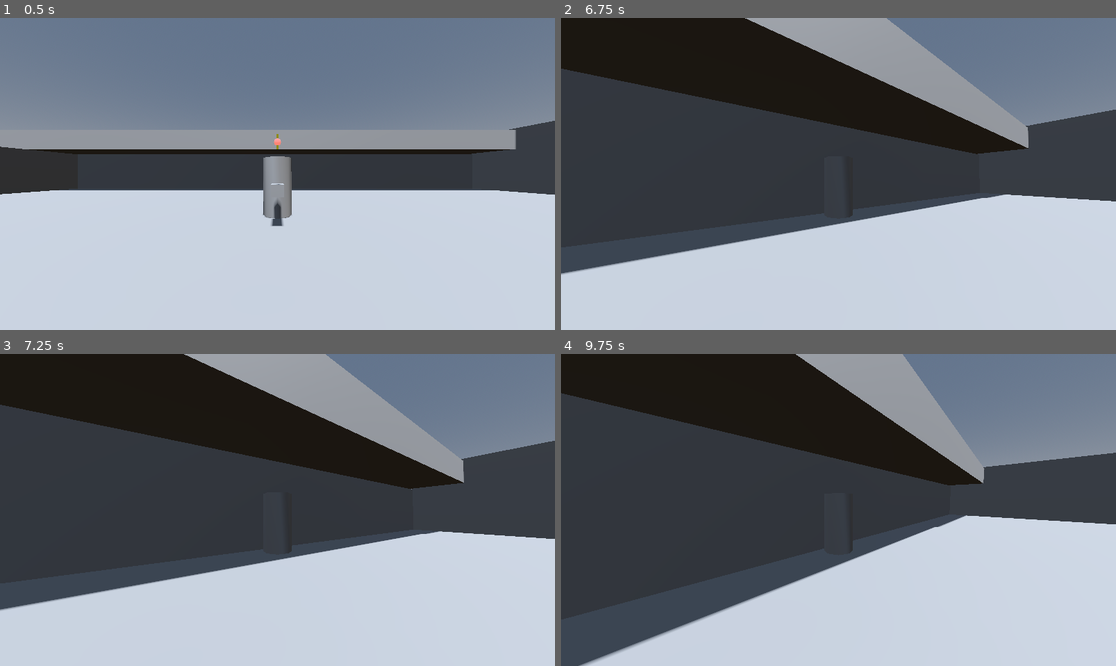
Above: before the commit, frames 1-4 (two rows, left to right).
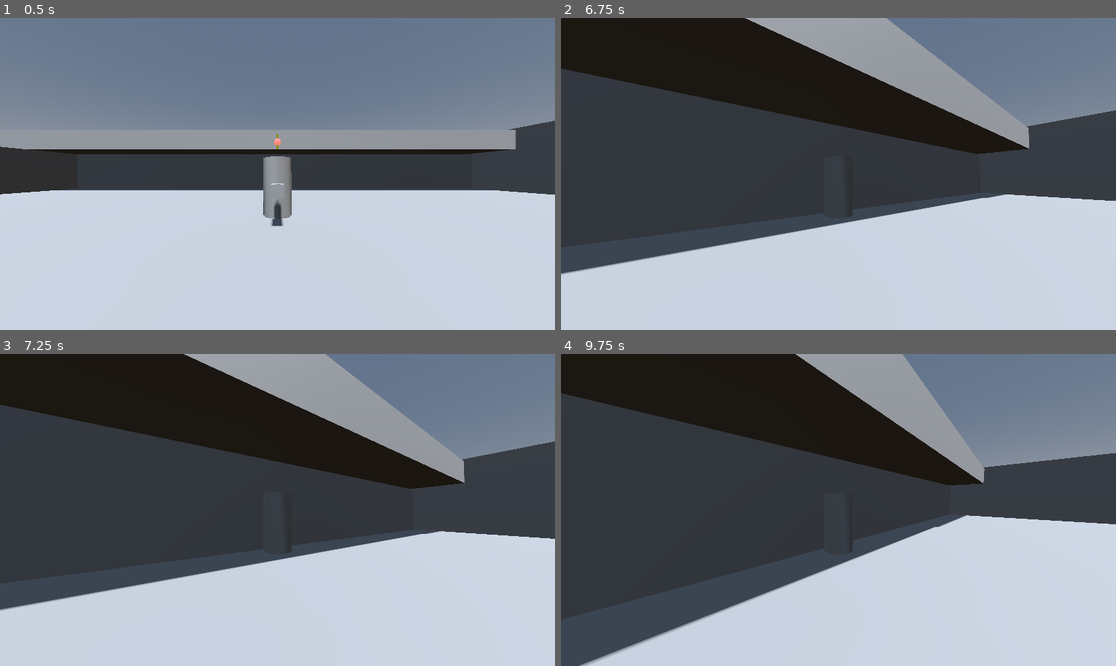
Above: after the commit, the same moments.

Repository: Hillmanhill/Fishing-System-Using-Command-Pattern
Game: Godot game, scene res://TestScene.tscn
Two runs of this game, one before a commit and one after it. Both use one fixed random seed, a clock stepped at 60 frames per second and the inputs below.
Inputs (mouse positions are in pixels of both pictures, inside the frame that each line leads up to):
- Up to frame 1 (0.5 s): no input
- Up to frame 2 (6.75 s): tap Enter at 0.5, 6.5 s; move the mouse to (866, 174) at 0.52 s; hold R (releaseBobber) 0.53-1.28 s; hold W (PlayerForward) 0.53-5.78 s; click (866, 174) at 0.67 s; tap Space (PlayerJump) at 0.77, 1.52, 3.02, 3.77, 4.52, 5.75, 6.02 s; move the mouse to (810, 174) at 1.27 s; tap R (releaseBobber) every 1.5 s from 1.35 to 5.85 s; click (810, 174) at 1.42 s; move the mouse to (849, 167) at 2.02 s; hold R (releaseBobber) 2.03-2.78 s; click (849, 167) at 2.17 s; move the mouse to (832, 180) at 2.77 s; click (832, 180) at 2.92 s; move the mouse to (877, 177) at 3.52 s; hold R (releaseBobber) 3.53-4.28 s; click (877, 177) at 3.67 s; move the mouse to (794, 170) at 4.27 s; click (794, 170) at 4.42 s; move the mouse to (844, 174) at 5.02 s; hold R (releaseBobber) 5.03-5.78 s; click (844, 174) at 5.17 s; move the mouse to (816, 167) at 5.77 s; hold D (PlayerRight) 5.78-6.53 s; click (816, 167) at 5.92 s; move the mouse to (866, 174) at 6.52 s; hold W (PlayerForward) from 6.53 s (still down); hold R (releaseBobber) from 6.53 s (still down); click (866, 174) at 6.67 s
- Up to frame 3 (7.25 s): keep holding W (PlayerForward); keep holding R (releaseBobber); tap Space (PlayerJump) at 6.77 s
- Up to frame 4 (9.75 s): move the mouse to (810, 510) at 7.27 s; release R (releaseBobber) at 7.28 s; tap R (releaseBobber) at 7.35, 8.85 s; click (810, 510) at 7.42 s; tap Space (PlayerJump) at 7.52, 8.75, 9.02 s; move the mouse to (849, 503) at 8.02 s; hold R (releaseBobber) 8.03-8.78 s; click (849, 503) at 8.17 s; move the mouse to (832, 516) at 8.77 s; release W (PlayerForward) at 8.78 s; hold A (PlayerLeft) 8.78-9.53 s; click (832, 516) at 8.92 s; move the mouse to (877, 513) at 9.52 s; hold W (PlayerForward) from 9.53 s (still down); hold R (releaseBobber) from 9.53 s (still down); click (877, 513) at 9.67 s

Frame 1 is identical in both runs. In frame 2, less than 0.1% of the frame differs, in the area x 63-100%, y 6-59%; in frame 3, less than 0.1%; in frame 4, less than 0.1%.

Commit message:
command inputs added for grounded and in air

Diff:
--- a/Enemy Structure/_GenericFish.gd
+++ b/Enemy Structure/_GenericFish.gd
@@ -1,8 +1,26 @@
 class_name enemyFish
-extends Node
+extends RigidBody3D
 
-var weight: float
-var health: int
-var size: float
-var normalDamage: int
-var highDamage: int
+@export var weight: float = 1
+@export var health: int = 100
+@export var size: float = 1
+@export var normalDamage: int = 10
+@export var highDamage: int = 30
+
+var activeTimer: Timer = Timer.new()
+
+@export var targetLockPoints: Array[Node3D] = []
+
+func _ready() -> void:
+	self.mass = weight
+	print("Fish Weight: ",mass)
+
+	add_child(activeTimer)
+	activeTimer.wait_time = randi_range(10, 30)
+	activeTimer.one_shot = false
+	activeTimer.autostart = true
+	activeTimer.connect("timeout", Callable(self, "_on_active_timeout"))
+	activeTimer.start()
+
+func _on_active_timeout():
+	print("Active timer TICK")
--- a/TestScene.tscn
+++ b/TestScene.tscn
@@ -1,8 +1,9 @@
-[gd_scene load_steps=10 format=3 uid="uid://btjsp0rgdfor6"]
+[gd_scene load_steps=11 format=3 uid="uid://btjsp0rgdfor6"]
 
 [ext_resource type="PackedScene" uid="uid://bpgjkra8k7buf" path="res://_Player/player.tscn" id="1_mncer"]
 [ext_resource type="Script" uid="uid://5n5io3d7goai" path="res://bobber.gd" id="1_wicfy"]
 [ext_resource type="Script" uid="uid://c3wwupjndh0my" path="res://Enemy Structure/_GenericFish.gd" id="2_cguwc"]
+[ext_resource type="PackedScene" uid="uid://byqjje8y85jg5" path="res://Enemy Structure/FishEnemyTest.blend" id="4_go42g"]
 
 [sub_resource type="ProceduralSkyMaterial" id="ProceduralSkyMaterial_mncer"]
 
@@ -22,7 +23,7 @@
 emission = Color(0.995996, 0.521206, 0.455814, 1)
 
 [sub_resource type="SphereShape3D" id="SphereShape3D_mncer"]
-radius = 1.32063
+radius = 1.30868
 
 [node name="World" type="Node3D"]
 
@@ -96,9 +97,10 @@
 
 [node name="Fish" type="RigidBody3D" parent="."]
 transform = Transform3D(-4.37114e-08, 0, -1, 0, 1, 0, 1, 0, -4.37114e-08, 13.1665, 3.04906, 3.09037)
-center_of_mass_mode = 1
+can_sleep = false
 angular_damp = 10.0
 script = ExtResource("2_cguwc")
+metadata/_custom_type_script = "uid://c3wwupjndh0my"
 metadata/_edit_group_ = true
 
 [node name="CollisionShape3D" type="CollisionShape3D" parent="Fish"]
@@ -107,11 +109,21 @@
 [node name="CSGSphere3D" type="CSGSphere3D" parent="Fish"]
 radius = 1.33171
 
+[node name="Bod" type="Node3D" parent="Fish"]
+transform = Transform3D(1, 0, 0, 0, 1, 0, 0, 0, 1, 0, 0, -0.324025)
+
+[node name="CSGSphere3D" type="CSGSphere3D" parent="Fish/Bod"]
+transform = Transform3D(0.435779, 0, 0, 0, 0.435779, 0, 0, 0, 0.435779, -7.15256e-07, 0, -1.6405)
+use_collision = true
+radius = 1.33171
+
 [node name="Fish2" type="RigidBody3D" parent="."]
 transform = Transform3D(-4.37114e-08, 0, -1, 0, 1, 0, 1, 0, -4.37114e-08, 4.10547, 3.04906, 21.6402)
 mass = 5.0
 angular_damp = 10.0
 script = ExtResource("2_cguwc")
+weight = 5.0
+metadata/_custom_type_script = "uid://c3wwupjndh0my"
 metadata/_edit_group_ = true
 
 [node name="CollisionShape3D" type="CollisionShape3D" parent="Fish2"]
@@ -126,6 +138,8 @@
 angular_velocity = Vector3(0, 0.174533, 0)
 angular_damp = 10.0
 script = ExtResource("2_cguwc")
+weight = 2.5
+metadata/_custom_type_script = "uid://c3wwupjndh0my"
 metadata/_edit_group_ = true
 
 [node name="CollisionShape3D" type="CollisionShape3D" parent="Fish3"]
@@ -155,6 +169,9 @@
 [node name="Cast Reel Input Controller & Handler" parent="Player" index="2" node_paths=PackedStringArray("CastObject")]
 CastObject = NodePath("../../CastObject")
 
+[node name="FishEnemyTest" parent="." instance=ExtResource("4_go42g")]
+transform = Transform3D(1, 0, 0, 0, 1, 0, 0, 0, 1, 10.6278, -1.42278, -2.08841)
+
 [connection signal="body_shape_entered" from="CastObject" to="CastObject" method="_on_body_shape_entered"]
 
 [editable path="Player"]
--- /dev/null
+++ b/_Fishing System/Command Action/Input Commands/Air/CA_AIR_PlayerBackward.gd
@@ -0,0 +1,15 @@
+class_name AIRPlayerBackwardAction
+extends CommandAction
+
+func get_id()-> Dictionary:
+	attackTimeElapse = .1
+	avalibleAttackSubWindow = .05
+
+	return {"ACID": "AIRPlayerBackward", "attackTime": attackTimeElapse, "avalibleTime": avalibleAttackSubWindow}
+
+func _init(cmd: String, target: String) -> void:
+	pass
+
+func execute(Target: String, Player: Node3D, castPullController: CastPullSystem)-> void:
+	commandType = "AIRPlayerBackward"
+	print("Type: ",commandType, " Target: ", Target)
--- /dev/null
+++ b/_Fishing System/Command Action/Input Commands/Air/CA_AIR_PlayerForward.gd
@@ -0,0 +1,15 @@
+class_name AIRPlayerForwardAction
+extends CommandAction
+
+func get_id()-> Dictionary:
+	attackTimeElapse = .1
+	avalibleAttackSubWindow = .05
+
+	return {"ACID": "AIRPlayerForward", "attackTime": attackTimeElapse, "avalibleTime": avalibleAttackSubWindow}
+
+func _init(cmd: String, target: String) -> void:
+	pass
+
+func execute(Target: String, Player: Node3D, castPullController: CastPullSystem)-> void:
+	commandType = "AIRPlayerForward"
+	print("Type: ",commandType, " Target: ", Target)
--- /dev/null
+++ b/_Fishing System/Command Action/Input Commands/Air/CA_AIR_PlayerLeft.gd
@@ -0,0 +1,15 @@
+class_name AIRPlayerLeftAction
+extends CommandAction
+
+func get_id()-> Dictionary:
+	attackTimeElapse = .1
+	avalibleAttackSubWindow = .05
+
+	return {"ACID": "AIRPlayerLeft", "attackTime": attackTimeElapse, "avalibleTime": avalibleAttackSubWindow}
+
+func _init(cmd: String, target: String) -> void:
+	pass
+
+func execute(Target: String, Player: Node3D, castPullController: CastPullSystem)-> void:
+	commandType = "AIRPlayerLeft"
+	print("Type: ",commandType, " Target: ", Target)
--- /dev/null
+++ b/_Fishing System/Command Action/Input Commands/Air/CA_AIR_PlayerRight.gd
@@ -0,0 +1,15 @@
+class_name AIRPlayerRightAction
+extends CommandAction
+
+func get_id()-> Dictionary:
+	attackTimeElapse = .1
+	avalibleAttackSubWindow = .05
+
+	return {"ACID": "AIRPlayerRight", "attackTime": attackTimeElapse, "avalibleTime": avalibleAttackSubWindow}
+
+func _init(cmd: String, target: String) -> void:
+	pass
+
+func execute(Target: String, Player: Node3D, castPullController: CastPullSystem)-> void:
+	commandType = "AIRPlayerRight"
+	print("Type: ",commandType, " Target: ", Target)
--- a/_Fishing System/Command Action/InputCommands/CA_Left_Mouse.gd
+++ b/_Fishing System/Command Action/Input Commands/CA_Left_Mouse.gd
@@ -15,11 +15,8 @@
 		print("is NOT Cast")
 		castPullController.isCast = false
 		castPullController.CastObject.freeze = true
-		#castPullController.CastObject.collision_layer = 1
-		#castPullController.CastObject.collision_mask = 1
 	else:
 		print("IS Cast")
-		#print("Cast Object: ", castPullController.CastObject)
 		castPullController.CastObject.freeze = false
 		#castPullController.CastObject.global_rotation = castPullController.player_mesh.global_rotation
 		var direction = castPullController.player_mesh.transform.basis.z
--- /dev/null
+++ b/_Fishing System/Command Action/Input Commands/Grounded/CA_PlayerBackward.gd
@@ -0,0 +1,15 @@
+class_name PlayerBackwardAction
+extends CommandAction
+
+func get_id()-> Dictionary:
+	attackTimeElapse = .1
+	avalibleAttackSubWindow = .05
+
+	return {"ACID": "PlayerBackward", "attackTime": attackTimeElapse, "avalibleTime": avalibleAttackSubWindow}
+
+func _init(cmd: String, target: String) -> void:
+	pass
+
+func execute(Target: String, Player: Node3D, castPullController: CastPullSystem)-> void:
+	commandType = "PlayerBackward"
+	print("Type: ",commandType, " Target: ", Target)
--- /dev/null
+++ b/_Fishing System/Command Action/Input Commands/Grounded/CA_PlayerForward.gd
@@ -0,0 +1,15 @@
+class_name PlayerForwardAction
+extends CommandAction
+
+func get_id()-> Dictionary:
+	attackTimeElapse = .1
+	avalibleAttackSubWindow = .05
+
+	return {"ACID": "PlayerForward", "attackTime": attackTimeElapse, "avalibleTime": avalibleAttackSubWindow}
+
+func _init(cmd: String, target: String) -> void:
+	pass
+
+func execute(Target: String, Player: Node3D, castPullController: CastPullSystem)-> void:
+	commandType = "PlayerForward"
+	print("Type: ",commandType, " Target: ", Target)
--- /dev/null
+++ b/_Fishing System/Command Action/Input Commands/Grounded/CA_PlayerLeft.gd
@@ -0,0 +1,15 @@
+class_name PlayerLeftAction
+extends CommandAction
+
+func get_id()-> Dictionary:
+	attackTimeElapse = .1
+	avalibleAttackSubWindow = .05
+
+	return {"ACID": "PlayerLeft", "attackTime": attackTimeElapse, "avalibleTime": avalibleAttackSubWindow}
+
+func _init(cmd: String, target: String) -> void:
+	pass
+
+func execute(Target: String, Player: Node3D, castPullController: CastPullSystem)-> void:
+	commandType = "PlayerLeft"
+	print("Type: ",commandType, " Target: ", Target)
--- /dev/null
+++ b/_Fishing System/Command Action/Input Commands/Grounded/CA_PlayerRight.gd
@@ -0,0 +1,15 @@
+class_name PlayerRightAction
+extends CommandAction
+
+func get_id()-> Dictionary:
+	attackTimeElapse = .1
+	avalibleAttackSubWindow = .05
+
+	return {"ACID": "PlayerRight", "attackTime": attackTimeElapse, "avalibleTime": avalibleAttackSubWindow}
+
+func _init(cmd: String, target: String) -> void:
+	pass
+
+func execute(Target: String, Player: Node3D, castPullController: CastPullSystem)-> void:
+	commandType = "PlayerRight"
+	print("Type: ",commandType, " Target: ", Target)
--- /dev/null
+++ b/_Fishing System/Command Action/Input Commands/_CA_Template.gd
@@ -0,0 +1,14 @@
+class_name GenericAction
+extends CommandAction
+
+func get_id()-> Dictionary:
+	attackTimeElapse = 1
+	avalibleAttackSubWindow = 1
+
+	return {"ACID": "Generic", "attackTime": attackTimeElapse, "avalibleTime": avalibleAttackSubWindow}
+
+func _init(cmd: String, target: String) -> void:
+	pass
+
+func execute(Target: String, Player: Node3D, castPullController: CastPullSystem)-> void:
+	print("Type: ",commandType, " Target: ", Target)
--- a/_Fishing System/Command Action/_GenericCommandAction.gd
+++ b/_Fishing System/Command Action/_GenericCommandAction.gd
@@ -4,3 +4,4 @@
 @export var nextComboBranch: Dictionary ={}
 var attackTimeElapse: float
 var avalibleAttackSubWindow: float
+var commandType: String = "!!Default Value Set!!"
--- a/_Player/PlayerMovement.gd
+++ b/_Player/PlayerMovement.gd
@@ -13,6 +13,8 @@
 
 @export var player_meshes: Node3D
 
+@export var castPullController : CastPullSystem
+
 func _ready() -> void:
 	RELETIVESPEED = SPEED
 	Input.set_mouse_mode(Input.MOUSE_MODE_CAPTURED)
@@ -26,8 +28,10 @@
 func _physics_process(delta: float):
 	if not is_on_floor():
 		velocity += get_gravity() * delta * gravityMultiplyer
+		castPullController.inAir = true
 	else:
 		velocity += get_gravity() * delta * gravityMultiplyer
+		castPullController.inAir = false
 
 	PlayerMover()
 	move_and_slide()
--- a/_Player/_FishingCastAndPullInputController.gd
+++ b/_Player/_FishingCastAndPullInputController.gd
@@ -9,6 +9,8 @@
 var hookedFish: RigidBody3D
 
 var isCast : bool = false
+
+var inAir : bool = false
 
 @export var castObjectLocation: Node3D
 @export var player_mesh: Node3D
@@ -25,8 +27,43 @@
 	if event is InputEventMouseButton and event.is_pressed():
 		match event.button_index:
 			MOUSE_BUTTON_LEFT:
-				var Left = LeftMouseAction.new("LeftMouseAction", "$CurrentTarget")
-				commandHandler.add_command(Left, "$CurrentTarget")
+				var LeftMouse = LeftMouseAction.new("LeftMouseAction", "$CurrentTarget")
+				commandHandler.add_command(LeftMouse, "$CurrentTarget")
 			MOUSE_BUTTON_RIGHT:
-				var Right = RightMouseAction.new("RightMouseAction", "$CurrentTarget")
-				commandHandler.add_command(Right, "$CurrentTarget")
+				var RightMouse = RightMouseAction.new("RightMouseAction", "$CurrentTarget")
+				commandHandler.add_command(RightMouse, "$CurrentTarget")
+	elif event.is_pressed():
+			for action in ["PlayerForward", "PlayerBackward", "PlayerLeft", "PlayerRight"]:
+				if Input.is_action_just_pressed(action):
+					if not inAir:
+						match action:
+								"PlayerForward":
+									var Forward = PlayerForwardAction.new("PlayerForwardAction", "$Player")
+									commandHandler.add_command(Forward, "$Player")
+								"PlayerBackward":
+									var Backward = PlayerBackwardAction.new("PlayerBackwardAction", "$Player")
+									commandHandler.add_command(Backward, "$Player")
+								"PlayerLeft":
+									var Left = PlayerLeftAction.new("PlayerLeftAction", "$Player")
+									commandHandler.add_command(Left, "$Player")
+								"PlayerRight":
+									var Right = PlayerRightAction.new("PlayerRightAction", "$Player")
+									commandHandler.add_command(Right, "$Player")
+								_:
+									pass
+					else:
+							match action:
+								"PlayerForward":
+									var Forward = AIRPlayerForwardAction.new("AIRPlayerForwardAction", "$Player")
+									commandHandler.add_command(Forward, "$Player")
+								"PlayerBackward":
+									var Backward = AIRPlayerBackwardAction.new("AIRPlayerBackwardAction", "$Player")
+									commandHandler.add_command(Backward, "$Player")
+								"PlayerLeft":
+									var Left = AIRPlayerLeftAction.new("AIRPlayerLeftAction", "$Player")
+									commandHandler.add_command(Left, "$Player")
+								"PlayerRight":
+									var Right = AIRPlayerRightAction.new("AIRPlayerRightAction", "$Player")
+									commandHandler.add_command(Right, "$Player")
+								_:
+									pass
--- a/_Player/player.tscn
+++ b/_Player/player.tscn
@@ -2,8 +2,8 @@
 
 [ext_resource type="Script" uid="uid://bncuc2imx11h1" path="res://_Player/PlayerMovement.gd" id="1_4flbx"]
 [ext_resource type="Script" uid="uid://ddewqodfuca1e" path="res://_Player/_FishingCastAndPullInputController.gd" id="2_t8t7b"]
-[ext_resource type="Script" uid="uid://bldkomf1fir2v" path="res://_Fishing System/Command Action/InputCommands/CA_Left_Mouse.gd" id="3_lf471"]
-[ext_resource type="Script" uid="uid://6qero8umtmg2" path="res://_Fishing System/Command Action/InputCommands/CA_Right_Mouse.gd" id="4_3i7y5"]
+[ext_resource type="Script" uid="uid://bldkomf1fir2v" path="res://_Fishing System/Command Action/Input Commands/CA_Left_Mouse.gd" id="3_lf471"]
+[ext_resource type="Script" uid="uid://6qero8umtmg2" path="res://_Fishing System/Command Action/Input Commands/CA_Right_Mouse.gd" id="4_3i7y5"]
 [ext_resource type="Script" uid="uid://c3kae4gnl4pun" path="res://_Fishing System/Command Action/_CommandHandler.gd" id="5_lf471"]
 
 [sub_resource type="CapsuleShape3D" id="CapsuleShape3D_lf471"]
@@ -11,11 +11,12 @@
 [sub_resource type="StandardMaterial3D" id="StandardMaterial3D_lf471"]
 albedo_color = Color(0.551325, 0.525274, 3.85046e-07, 1)
 
-[node name="Player" type="CharacterBody3D" node_paths=PackedStringArray("camera_3d", "player_meshes")]
+[node name="Player" type="CharacterBody3D" node_paths=PackedStringArray("camera_3d", "player_meshes", "castPullController")]
 script = ExtResource("1_4flbx")
 gravityMultiplyer = 3.0
 camera_3d = NodePath("CameraMountOrbit/CameraMountPitch/Camera3D")
 player_meshes = NodePath("CollisionShape3D/Player Mesh")
+castPullController = NodePath("Cast Reel Input Controller & Handler")
 
 [node name="CollisionShape3D" type="CollisionShape3D" parent="."]
 shape = SubResource("CapsuleShape3D_lf471")
--- a/bobber.gd
+++ b/bobber.gd
@@ -12,8 +12,6 @@
 		self.freeze = false
 		self.custom_integrator = false
 		collision_shape_3d.disabled = false
-		#self.collision_layer = 1
-		#self.collision_mask = 1
 
 func _on_body_shape_entered(body_rid: RID, body: Node, body_shape_index: int, local_shape_index: int) -> void:
 	if castPullController.isCast == true and body.get_script() == enemyFish:
@@ -27,7 +25,5 @@
 		collision_shape_3d.call_deferred("set_disabled", true)
 		self.freeze = true
 		self.custom_integrator = true
-		#self.collision_layer = 1
-		#self.collision_mask = 1
 		isAttached = true
 		reparent(hasFish)
Not shown, added: _Fishing System/Command Action/Input Commands/Air/CA_AIR_PlayerBackward.gd.uid
Not shown, added: _Fishing System/Command Action/Input Commands/Air/CA_AIR_PlayerForward.gd.uid
Not shown, added: _Fishing System/Command Action/Input Commands/Air/CA_AIR_PlayerLeft.gd.uid
Not shown, added: _Fishing System/Command Action/Input Commands/Air/CA_AIR_PlayerRight.gd.uid
Renamed: _Fishing System/Command Action/InputCommands/CA_Left_Mouse.gd.uid -> _Fishing System/Command Action/Input Commands/CA_Left_Mouse.gd.uid
Renamed: _Fishing System/Command Action/InputCommands/CA_Right_Mouse.gd -> _Fishing System/Command Action/Input Commands/CA_Right_Mouse.gd
Renamed: _Fishing System/Command Action/InputCommands/CA_Right_Mouse.gd.uid -> _Fishing System/Command Action/Input Commands/CA_Right_Mouse.gd.uid
Not shown, added: _Fishing System/Command Action/Input Commands/Grounded/CA_PlayerBackward.gd.uid
Not shown, added: _Fishing System/Command Action/Input Commands/Grounded/CA_PlayerForward.gd.uid
Not shown, added: _Fishing System/Command Action/Input Commands/Grounded/CA_PlayerLeft.gd.uid
Not shown, added: _Fishing System/Command Action/Input Commands/Grounded/CA_PlayerRight.gd.uid
Not shown, added: _Fishing System/Command Action/Input Commands/_CA_Template.gd.uid
